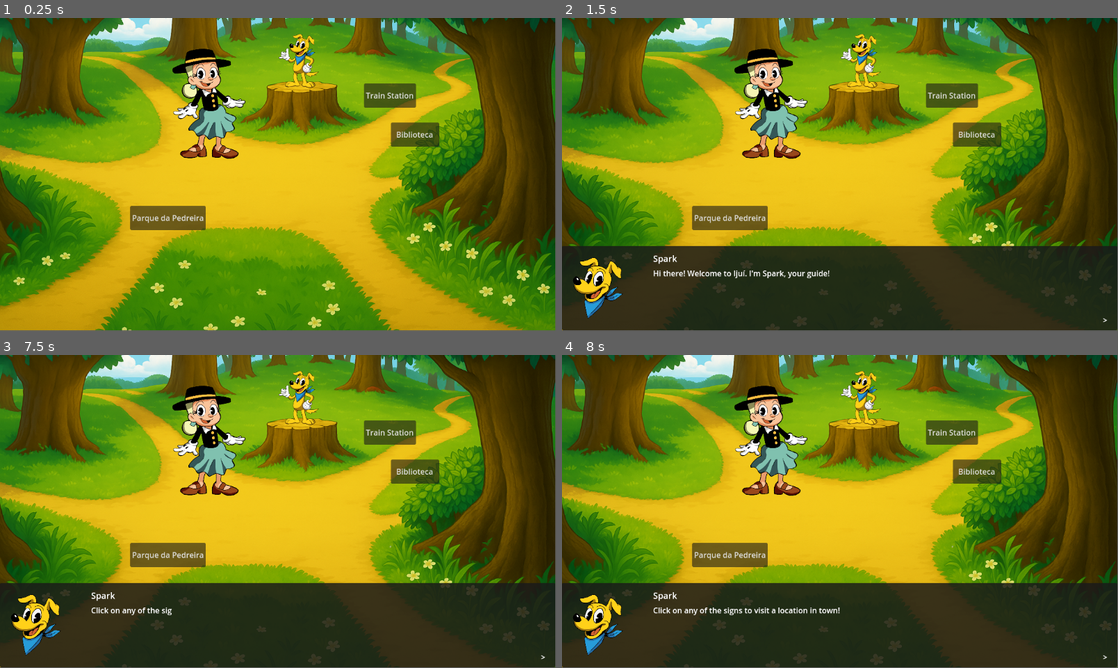
Above: before the commit, frames 1-4 (two rows, left to right).
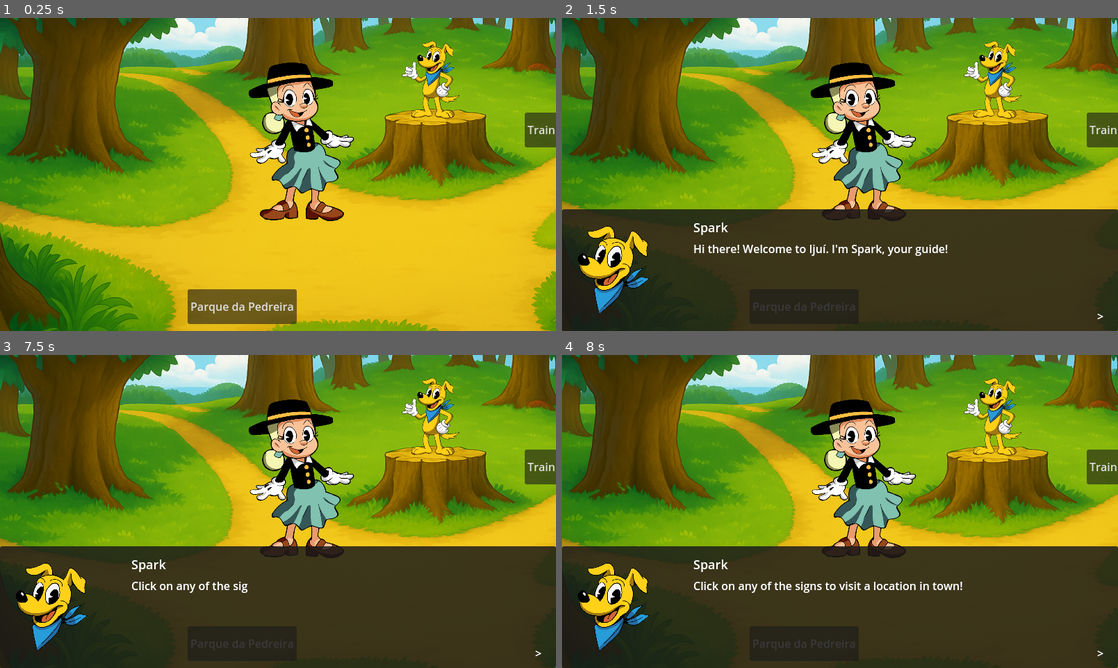
Above: after the commit, the same moments.

Repository: theodoroferreira/spark-tour-guide
Game: Godot game, scene res://scenes/Home.tscn
Two runs of this game, one before a commit and one after it. Both use one fixed random seed, a clock stepped at 60 frames per second and the inputs below.
Inputs (mouse positions are in pixels of both pictures, inside the frame that each line leads up to):
- Up to frame 1 (0.25 s): no input
- Up to frame 2 (1.5 s): click (951, 96) at 0.5 s, where only the run before the commit has a clickable "Train Station"; click "Parque da Pedreira" at 1.25 s
- Up to frame 3 (7.5 s): click (417, 470) at 2 s, where only the run before the commit has a clickable "Biblioteca"; click (389, 433) at 2.75 s, where only the run before the commit has a clickable "Train Station"; click "Parque da Pedreira" at 3.5 s; click (417, 470) at 4.25 s, where only the run before the commit has a clickable "Biblioteca"; click (389, 433) at 5 s, where only the run before the commit has a clickable "Train Station"; click "Parque da Pedreira" at 5.75 s; click (417, 470) at 6.5 s, where only the run before the commit has a clickable "Biblioteca"; tap Enter (ui_accept) at 7.25 s; move the mouse to (400, 495) at 7.27 s; click (400, 495) at 7.42 s
- Up to frame 4 (8 s): tap Enter (ui_accept) at 7.52 s
In our replay, the window is 799x449 before the commit and 800x450 after it. These sizes can differ from the game's own. Grey fills any space a smaller window leaves; there, only what the larger window draws over its background counts as a difference.

The runs differ from the first frame. In frame 1, 85% of the frame differs, in the area x 0-100%, y 0-100%; in frame 2, 75%; in frame 3, 74%; in frame 4, 75%.

Commit message:
caminhos
arrumados

Diff:
--- a/project.godot
+++ b/project.godot
@@ -23,3 +23,9 @@
 
 renderer/rendering_method="gl_compatibility"
 renderer/rendering_method.mobile="gl_compatibility"
+
+[display]
+window/size/width=1152
+window/size/height=648
+window/stretch/mode="2d"
+window/stretch/aspect="keep"
--- a/scripts/Locations/TrainStation.gd
+++ b/scripts/Locations/TrainStation.gd
@@ -43,4 +43,6 @@
 	#GameManager.load_home_scene()
 #
 func _on_home_button_pressed():
-	GameManager.load_home_scene()
+	print("Botão Home clicado!")
+	get_tree().call_deferred("change_scene_to_file", "res://scenes/Home.tscn")
+	GameManager.current_location = "Home"
